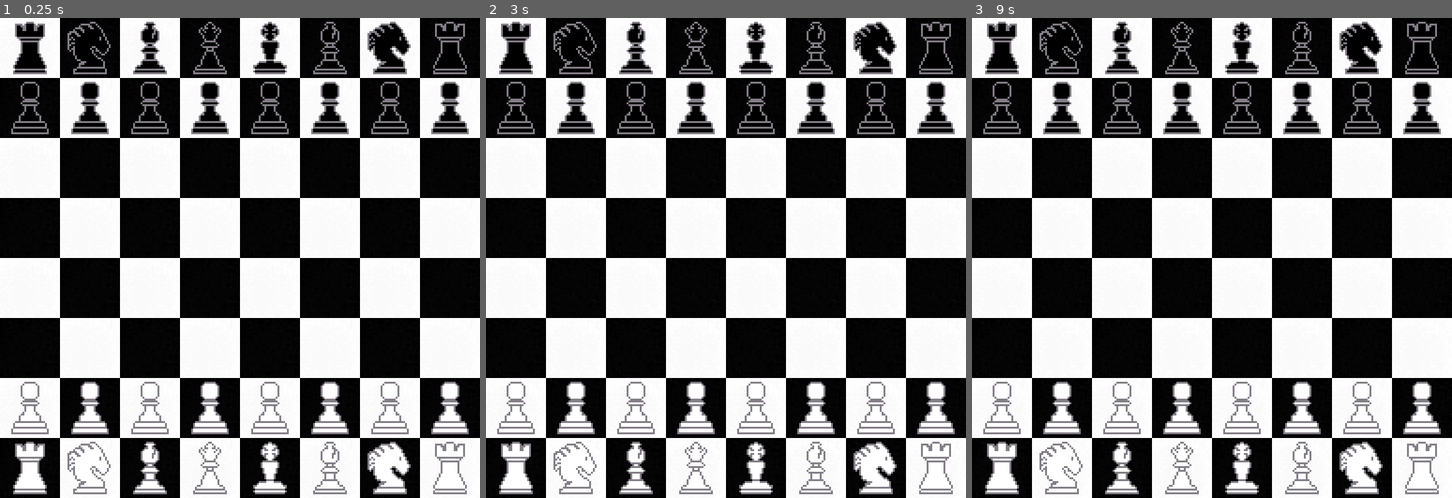
Above: before the commit, frames 1-3 (left to right).
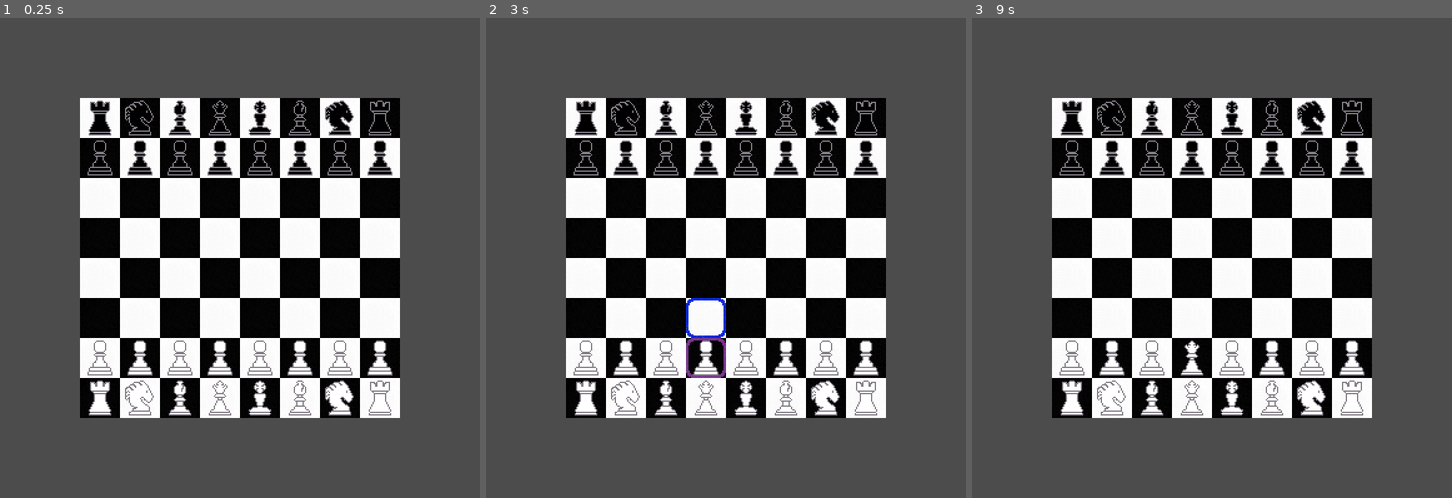
Above: after the commit, the same moments.

Repository: adam-bethell/gmtk-2022
Game: Godot game, scene res://Scenes/Game.tscn
The game is run twice, just before and just after one commit, with the same random seed, the same clock (stepped at 60 frames per second) and the same inputs.
Inputs (mouse positions are in pixels of both pictures, inside the frame that each line leads up to):
- Up to frame 1 (0.25 s): no input
- Up to frame 2 (3 s): tap Enter at 0.5, 2 s; move the mouse to (831, 234) at 0.52 s; click (831, 234) at 0.6 s; tap Space at 1.25, 2.75 s; move the mouse to (630, 282) at 1.27 s; click (630, 282) at 1.35 s; move the mouse to (774, 152) at 2.02 s; click (774, 152) at 2.1 s; move the mouse to (702, 354) at 2.77 s; click (702, 354) at 2.85 s
- Up to frame 3 (9 s): tap Enter at 3.5 s; move the mouse to (1356, 330) at 3.52 s; click (1356, 330) at 3.6 s; tap Space at 4.25 s; move the mouse to (1068, 186) at 4.27 s; click (1068, 186) at 4.35 s; move the mouse to (1236, 258) at 5.02 s; click (1236, 258) at 5.1 s; move the mouse to (1140, 138) at 5.77 s; click (1140, 138) at 5.85 s; move the mouse to (1317, 234) at 6.52 s; click (1317, 234) at 6.6 s; move the mouse to (1116, 282) at 7.27 s; click (1116, 282) at 7.35 s; move the mouse to (1260, 152) at 8.02 s; click (1260, 152) at 8.1 s; move the mouse to (1188, 354) at 8.77 s; click (1188, 354) at 8.85 s

The runs differ from the first frame. In frame 1, 79% of the frame differs, in the area x 0-100%, y 0-100%; in frame 2, 79%; in frame 3, 79%.

Commit message:
more tiles

Diff:
--- a/Scenes/Game.tscn
+++ b/Scenes/Game.tscn
@@ -10,6 +10,7 @@
 extents = Vector2( 128, 128 )
 
 [node name="Game" type="Node2D"]
+position = Vector2( 64, 64 )
 
 [node name="GameController" type="Node2D" parent="."]
 script = ExtResource( 5 )
--- a/Scripts/Board.gd
+++ b/Scripts/Board.gd
@@ -13,7 +13,8 @@
 	active_unit_prefix = _active_unit_prefix
 
 func _mouse_down():
-	var mouse_pos = get_global_mouse_position()
+
+	var mouse_pos = get_local_mouse_position()
 	var map_pos = world_to_map (mouse_pos)
 
 	var tile_id = $Highlights.get_cellv(map_pos)
--- a/Sprites/dev_tileset.tres
+++ b/Sprites/dev_tileset.tres
@@ -1,6 +1,7 @@
-[gd_resource type="TileSet" load_steps=2 format=2]
+[gd_resource type="TileSet" load_steps=3 format=2]
 
 [ext_resource path="res://Sprites/dev_sheet.png" type="Texture" id=1]
+[ext_resource path="res://Sprites/Border.png" type="Texture" id=2]
 
 [resource]
 0/name = "White Square"
@@ -241,3 +242,115 @@
 16/shape_one_way_margin = 0.0
 16/shapes = [  ]
 16/z_index = 0
+17/name = "Border Left"
+17/texture = ExtResource( 2 )
+17/tex_offset = Vector2( 0, 0 )
+17/modulate = Color( 1, 1, 1, 1 )
+17/region = Rect2( 0, 0, 32, 32 )
+17/tile_mode = 0
+17/occluder_offset = Vector2( 0, 0 )
+17/navigation_offset = Vector2( 0, 0 )
+17/shape_offset = Vector2( 0, 0 )
+17/shape_transform = Transform2D( 1, 0, 0, 1, 0, 0 )
+17/shape_one_way = false
+17/shape_one_way_margin = 0.0
+17/shapes = [  ]
+17/z_index = 0
+18/name = "Border Right"
+18/texture = ExtResource( 2 )
+18/tex_offset = Vector2( 0, 0 )
+18/modulate = Color( 1, 1, 1, 1 )
+18/region = Rect2( 32, 0, 32, 32 )
+18/tile_mode = 0
+18/occluder_offset = Vector2( 0, 0 )
+18/navigation_offset = Vector2( 0, 0 )
+18/shape_offset = Vector2( 0, 0 )
+18/shape_transform = Transform2D( 1, 0, 0, 1, 0, 0 )
+18/shape_one_way = false
+18/shape_one_way_margin = 0.0
+18/shapes = [  ]
+18/z_index = 0
+19/name = "Border Up"
+19/texture = ExtResource( 2 )
+19/tex_offset = Vector2( 0, 0 )
+19/modulate = Color( 1, 1, 1, 1 )
+19/region = Rect2( 64, 0, 32, 32 )
+19/tile_mode = 0
+19/occluder_offset = Vector2( 0, 0 )
+19/navigation_offset = Vector2( 0, 0 )
+19/shape_offset = Vector2( 0, 0 )
+19/shape_transform = Transform2D( 1, 0, 0, 1, 0, 0 )
+19/shape_one_way = false
+19/shape_one_way_margin = 0.0
+19/shapes = [  ]
+19/z_index = 0
+20/name = "Border Down"
+20/texture = ExtResource( 2 )
+20/tex_offset = Vector2( 0, 0 )
+20/modulate = Color( 1, 1, 1, 1 )
+20/region = Rect2( 96, 0, 32, 32 )
+20/tile_mode = 0
+20/occluder_offset = Vector2( 0, 0 )
+20/navigation_offset = Vector2( 0, 0 )
+20/shape_offset = Vector2( 0, 0 )
+20/shape_transform = Transform2D( 1, 0, 0, 1, 0, 0 )
+20/shape_one_way = false
+20/shape_one_way_margin = 0.0
+20/shapes = [  ]
+20/z_index = 0
+21/name = "Border NW"
+21/texture = ExtResource( 2 )
+21/tex_offset = Vector2( 0, 0 )
+21/modulate = Color( 1, 1, 1, 1 )
+21/region = Rect2( 128, 0, 32, 32 )
+21/tile_mode = 0
+21/occluder_offset = Vector2( 0, 0 )
+21/navigation_offset = Vector2( 0, 0 )
+21/shape_offset = Vector2( 0, 0 )
+21/shape_transform = Transform2D( 1, 0, 0, 1, 0, 0 )
+21/shape_one_way = false
+21/shape_one_way_margin = 0.0
+21/shapes = [  ]
+21/z_index = 0
+22/name = "Border NE"
+22/texture = ExtResource( 2 )
+22/tex_offset = Vector2( 0, 0 )
+22/modulate = Color( 1, 1, 1, 1 )
+22/region = Rect2( 160, 0, 32, 32 )
+22/tile_mode = 0
+22/occluder_offset = Vector2( 0, 0 )
+22/navigation_offset = Vector2( 0, 0 )
+22/shape_offset = Vector2( 0, 0 )
+22/shape_transform = Transform2D( 1, 0, 0, 1, 0, 0 )
+22/shape_one_way = false
+22/shape_one_way_margin = 0.0
+22/shapes = [  ]
+22/z_index = 0
+23/name = "Border SE"
+23/texture = ExtResource( 2 )
+23/tex_offset = Vector2( 0, 0 )
+23/modulate = Color( 1, 1, 1, 1 )
+23/region = Rect2( 192, 0, 32, 32 )
+23/tile_mode = 0
+23/occluder_offset = Vector2( 0, 0 )
+23/navigation_offset = Vector2( 0, 0 )
+23/shape_offset = Vector2( 0, 0 )
+23/shape_transform = Transform2D( 1, 0, 0, 1, 0, 0 )
+23/shape_one_way = false
+23/shape_one_way_margin = 0.0
+23/shapes = [  ]
+23/z_index = 0
+24/name = "Border SW"
+24/texture = ExtResource( 2 )
+24/tex_offset = Vector2( 0, 0 )
+24/modulate = Color( 1, 1, 1, 1 )
+24/region = Rect2( 224, 0, 32, 32 )
+24/tile_mode = 0
+24/occluder_offset = Vector2( 0, 0 )
+24/navigation_offset = Vector2( 0, 0 )
+24/shape_offset = Vector2( 0, 0 )
+24/shape_transform = Transform2D( 1, 0, 0, 1, 0, 0 )
+24/shape_one_way = false
+24/shape_one_way_margin = 0.0
+24/shapes = [  ]
+24/z_index = 0
--- a/project.godot
+++ b/project.godot
@@ -20,7 +20,7 @@
 window/size/height=768
 window/stretch/mode="2d"
 window/stretch/aspect="keep"
-window/stretch/shrink=3.0
+window/stretch/shrink=2.0
 
 [input]
 
Binary file added: Sprites/Border.png
Not shown, added: Sprites/Border.png.import
